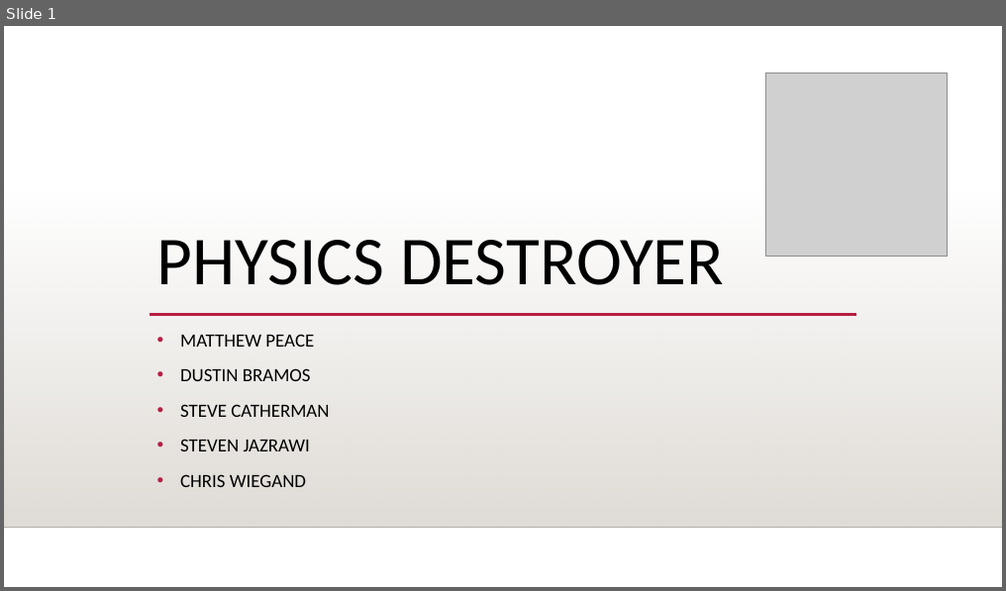
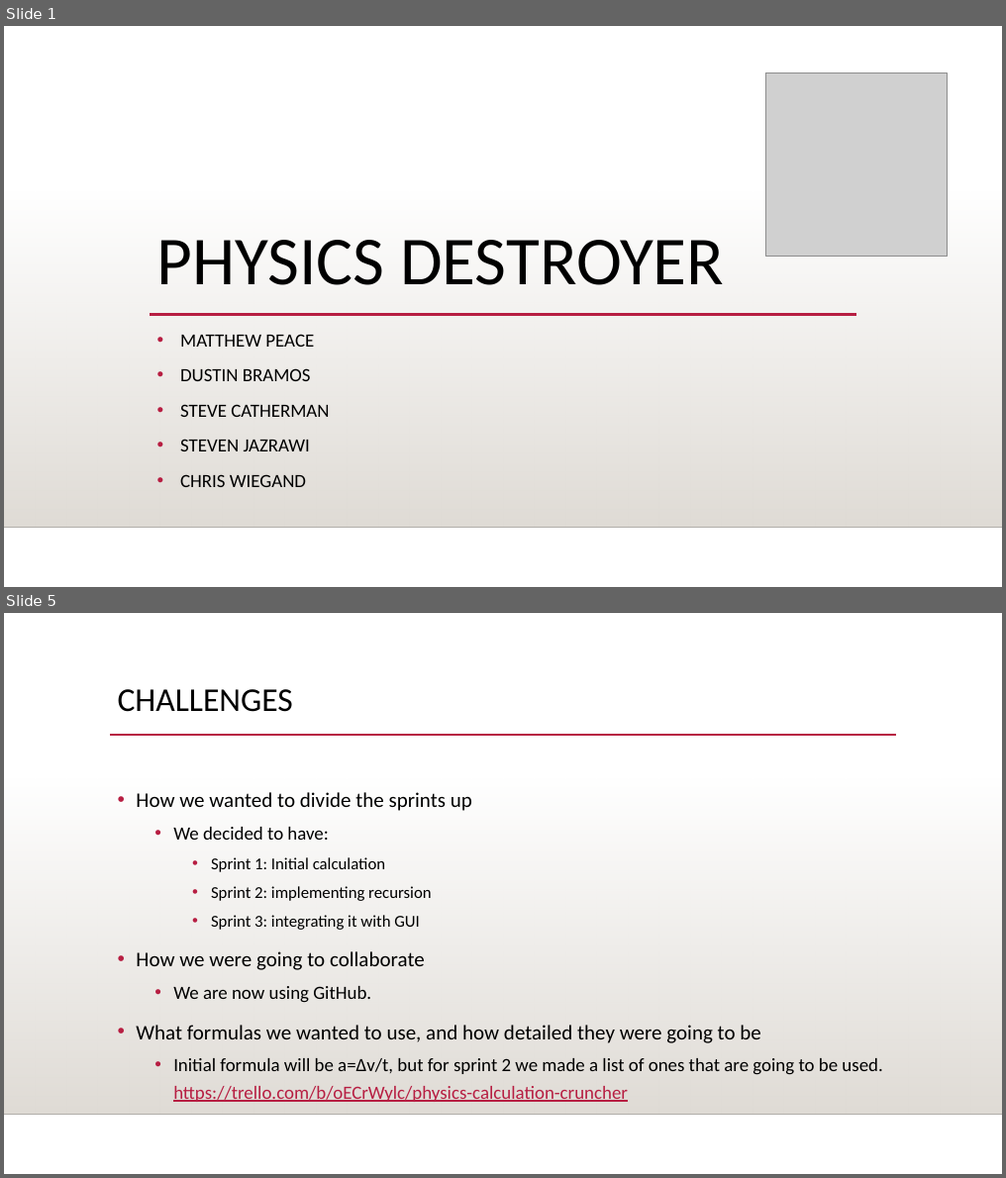
Before and after one commit to stevecatherman/sophmoreProj, a slide deck: Documents/Sprint1Presentation.pptx. Shown one above the other, each under a label of ours: slide 1 before the commit, slides 1 and 5 after it; the slides between them are not shown. The pictures are 1006x591 and 1006x1178 pixels, drawn with LibreOffice and Linux fonts; fonts in the diff are those of the drawing; grey boxes stand for pictures; background and template pictures are left out. Boxes give left, top, right and bottom in pixels: in the first picture for what was removed or moved away, otherwise in the second. Text is boxed around its words. In the diff, an @@ line names an element or a change of style, - is before the commit and + after.

```diff
--- a/Documents/Sprint1Presentation.pptx
+++ b/Documents/Sprint1Presentation.pptx
@@ slide 5 added at (4, 613, 1002, 1174), background picture (left out); not listed: 2 template elements that a slide beside it also shows @@
@@ title added at (118, 689, 293, 712), 32 pt, text #000000 @@
+CHALLENGES
@@ line added from (110, 735) to (896, 735), #B71E42 2.5 pt @@
@@ text added at (136, 792, 882, 1102), 18 pt, text #000000 @@
+• How we wanted to divide the sprints up
+  • We decided to have:
+    • Sprint 1: Initial calculation
+    • Sprint 2: implementing recursion
+    • Sprint 3: integrating it with GUI
+• How we were going to collaborate
+  • We are now using GitHub.
+• What formulas we wanted to use, and how detailed they were going to be
+  • Initial formula will be a=∆v/t, but for sprint 2 we made a list of ones that are going to be used. https://trello.com/b/oECrWylc/physics-calculation-cruncher
```
Also in this commit, not shown: 4 other slides added, 6 slides removed, 1 other file.
